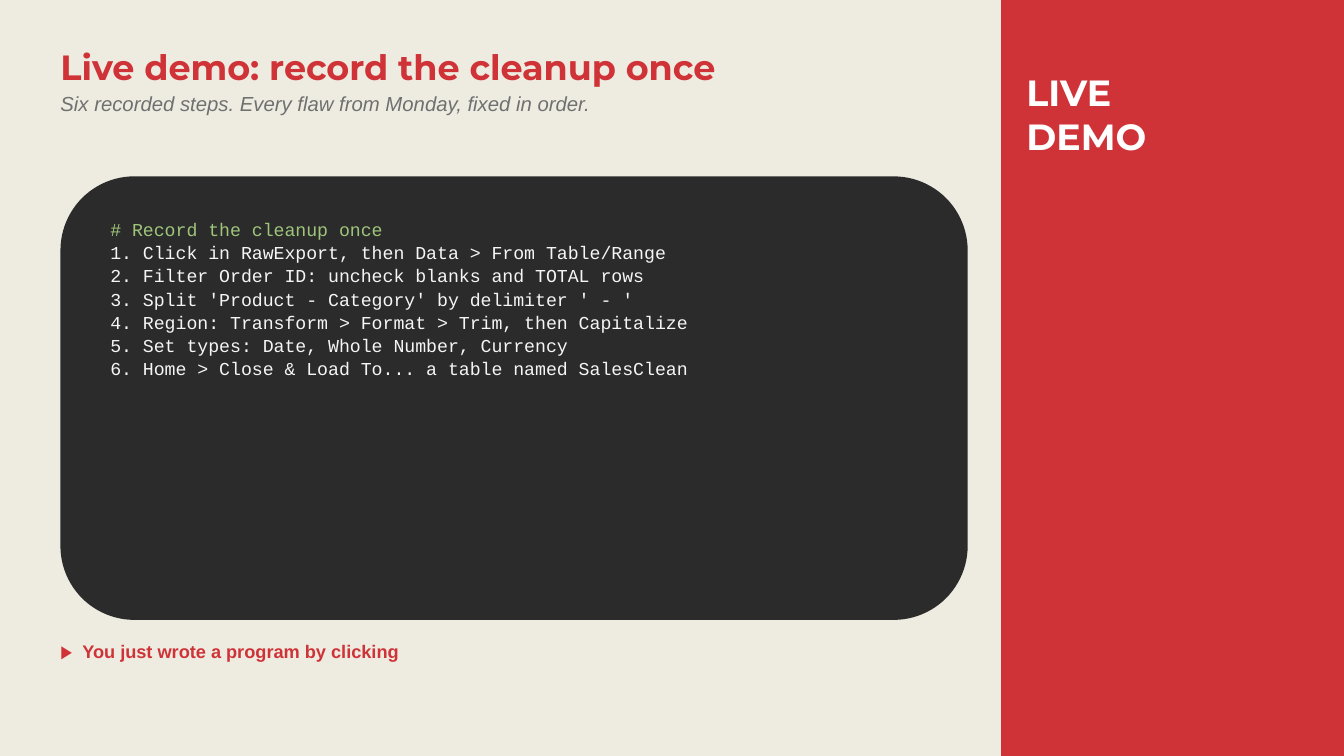
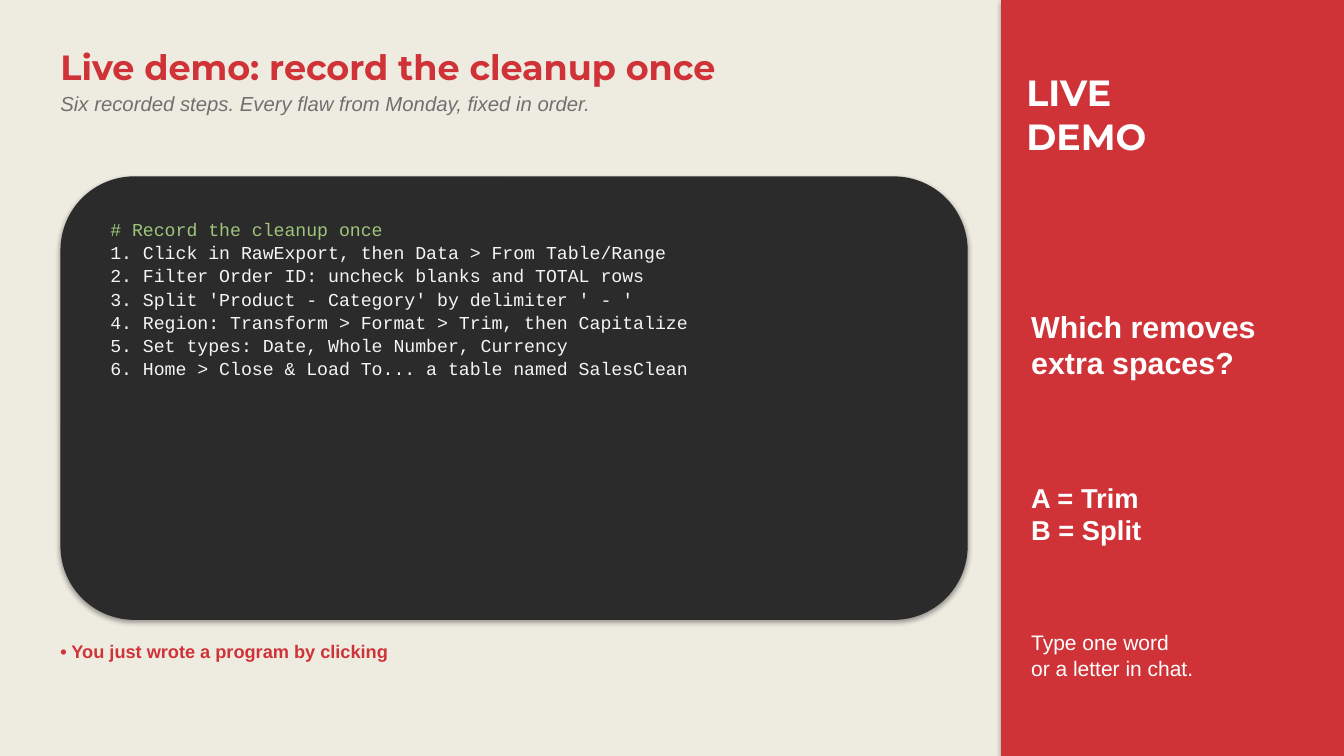
Before and after one commit to stringfestdata/guerilla-ai-for-excel, a slide deck: slide 4 of Day 3/Guerrilla AI - Day 3 - Slides.pptx. Drawn at 1344x756 pixels with LibreOffice and Linux fonts; fonts in the diff are those of the drawing. Boxes give left, top, right and bottom in pixels: in the first picture for what was removed or moved away, otherwise in the second. Text is boxed around its words. In the diff, an @@ line names an element or a change of style, - is before the commit and + after.

```diff
--- a/Day 3/Guerrilla AI - Day 3 - Slides.pptx
+++ b/Day 3/Guerrilla AI - Day 3 - Slides.pptx
@@ rectangle at [1001, 0, 1344, 756]: shadow on @@
@@ rounded rectangle "# Record the cleanup once" at [60, 176, 968, 620]: shadow on @@
@@ text added at [1031, 316, 1256, 380], 21.8 pt, text #FFFFFF, bold @@
+Which removes
+extra spaces?
@@ text added at [1031, 488, 1141, 545], 19.5 pt, text #FFFFFF, bold @@
+A = Trim
+B = Split
@@ text at [71, 645, 388, 662]: text changed @@
-▶ You just wrote a program by clicking
+• You just wrote a program by clicking
@@ text added at [1031, 634, 1193, 676], 15 pt, text #FFFFFF @@
+Type one word
+or a letter in chat.
```
Also in this commit, not shown: 6 other slides changed, 1 slide added, 1 slide removed, 11 other files.
